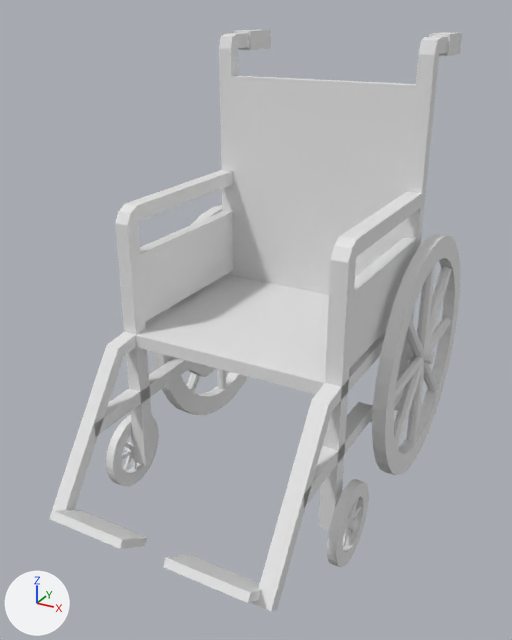
The Blender file assets/models/vestiges/6_wheelchair/6_wheelchair.blend: old version first, new version second.
Camera for both pictures: a 50 mm camera at (1.16, -2.82, 1.4) aimed at (-0.41, 0.04, -0.03). Arrows for +X, +Y and +Z are at lower left; the lights stay in place. The picture after the commit comes second.

The first picture shows 'axil_1', 'axil_2', 'body', 'foot_rest', 'handle', 'side_pads', 'spokes', 'spokes_small', 'wheel_big', 'wheel_small'.
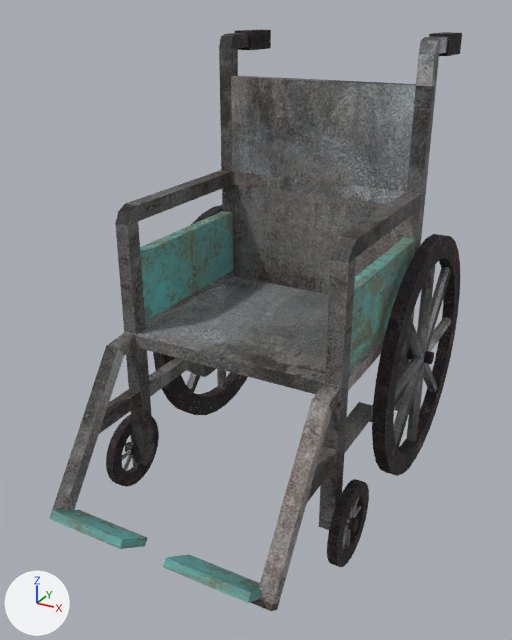
Boxes (x1, y1, x2, y2) around the edits, measured in the pictures (512 x 640 px; the box of a moved part takes in the faces that stretch with it):
'side_pads', recoloured (white to cyan)
    both: (140, 211, 416, 369)
'spokes', recoloured
    both: (187, 265, 452, 448)
'foot_rest', recoloured (white to cyan)
    both: (50, 510, 261, 603)
'handle', recoloured (white to black)
    both: (235, 30, 462, 56)
'spokes_small', recoloured
    both: (122, 433, 361, 548)
'axil_1', recoloured (white to black)
    both: (407, 347, 434, 364)
'axil_2', recoloured
    both: (125, 442, 358, 531)
part 1 of me_cube, moved or reshaped
    both: (106, 184, 234, 348)
part 2 of me_cube, recoloured (white to grey)
    both: (50, 33, 448, 611)
part 3 of me_cylinder, added
    after: (163, 209, 460, 476)
part 4 of me_cylinder, recoloured
    before: (153, 205, 460, 476)
    after: (153, 205, 445, 475)
part 5 of me_cylinder_006, added
    after: (113, 417, 369, 567)
part 6 of me_cylinder_006, recoloured
    both: (106, 414, 363, 567)

The change, as a list of edits to the scene's bpy script:
```text
Change me_cube:
    verts and faces of me_cube; kept vertices keep their numbers, new ones are numbered from 196
    remove me_cube.from_pydata(...)  # 196 vertices, 191 faces; spans x -0.59..0.57, y -1.08..0.74, z -0.84..1.28
    add me_cube.from_pydata(...)  # 192 vertices, 190 faces; spans x -0.59..0.57, y -1.08..0.74, z -0.84..1.28
    me_cube part 1
    add for i in [6, 7, 8, 10]: verts[i] += (0.01, 0.0, 0.0)
    me_cube part 2: 190 faces spanning x -0.59..0.57, y -1.08..0.74, z -0.84..1.28 switch from mat_material (white #e7e7e7) to mat_gray_metal (picture img_gray_metal_jpg)
    other edits to the shape of me_cube do not show in these pictures
Change me_cube_001:
    where me_cube_001.from_pydata(...)  # 16 vertices, 12 faces; spans x -0.033..1.121, y -0.356..0.636, z 0.071..0.425
    add me_cube_001.materials.append(mat_blue)  # picture img_blue_metal_jpg
Change me_cylinder:
    remove me_cylinder.from_pydata(...)  # 64 vertices, 32 faces; spans x -0.033..0.033, y -0.662..0.662, z -0.662..0.662
    add me_cylinder.from_pydata(...)  # 128 vertices, 128 faces; spans x -0.033..0.033, y -0.662..0.662, z -0.662..0.662
    me_cylinder part 3
    32 vertices are added at x -0.033, y -0.542..0.542, z -0.542..0.542
    32 new vertices lie (0.066, 0.0, 0.0) away from vertices in x -0.033, y -0.542..0.542, z -0.542..0.542
    96 new faces join them
    me_cylinder part 4: 32 faces spanning x -0.033..0.033, y -0.662..0.662, z -0.662..0.662 switch from no material to mat_wheels (picture img_black_metal_png)
Change me_cylinder_001:
    where me_cylinder_001.from_pydata(...)  # 64 vertices, 34 faces; spans x -0.0662..0.0662, y -0.0331..0.0331, z -0.0331..0.0331
    add me_cylinder_001.materials.append(mat_wheels)  # picture img_black_metal_png
Change me_cylinder_003:
    where me_cylinder_003.from_pydata(...)  # 96 vertices, 60 faces; spans x -0.03..0.03, y -0.63..0.629, z -0.63..0.628
    add me_cylinder_003.materials.append(mat_gray_metal)  # picture img_gray_metal_jpg
Change me_cylinder_004:
    where me_cylinder_004.from_pydata(...)  # 96 vertices, 60 faces; spans x -0.012..0.012, y -0.197..0.198, z -0.197..0.198
    add me_cylinder_004.materials.append(mat_gray_metal)  # picture img_gray_metal_jpg
Change me_cylinder_005:
    where me_cylinder_005.from_pydata(...)  # 64 vertices, 34 faces; spans x -0.0599..0.0599, y -0.03..0.03, z -0.03..0.03
    add me_cylinder_005.materials.append(mat_wheels)  # picture img_black_metal_png
Change me_cylinder_006:
    remove me_cylinder_006.from_pydata(...)  # 64 vertices, 32 faces; spans x -0.023..0.023, y -0.201..0.201, z -0.201..0.201
    add me_cylinder_006.from_pydata(...)  # 128 vertices, 128 faces; spans x -0.023..0.023, y -0.201..0.201, z -0.201..0.201
    me_cylinder_006 part 5
    32 vertices are added at x -0.023, y -0.131..0.131, z -0.131..0.131
    32 new vertices lie (0.046, 0.0, 0.0) away from vertices in x -0.023, y -0.131..0.131, z -0.131..0.131
    96 new faces join them
    me_cylinder_006 part 6: 32 faces spanning x -0.023..0.023, y -0.201..0.201, z -0.201..0.201 switch from no material to mat_wheels (picture img_black_metal_png)
Change me_cube_002:
    where me_cube_002.from_pydata(...)  # 8 vertices, 6 faces; spans x -0.199..0.199, y -0.093..0.093, z -0.073..0.073
    add me_cube_002.materials.append(mat_blue)  # picture img_blue_metal_jpg
Change me_cube_003:
    where me_cube_003.from_pydata(...)  # 16 vertices, 12 faces; spans x -0.05..1.139, y -0.119..0.119, z -0.05..0.05
    add me_cube_003.materials.append(mat_wheels)  # picture img_black_metal_png
Change ob_wheel_big:
    remove _m = ob_wheel_big.modifiers.new('Solidify', 'SOLIDIFY')
    remove _m.thickness = 0.12
Change ob_wheel_small:
    remove _m = ob_wheel_small.modifiers.new('Solidify', 'SOLIDIFY')
    remove _m.thickness = 0.07
```
